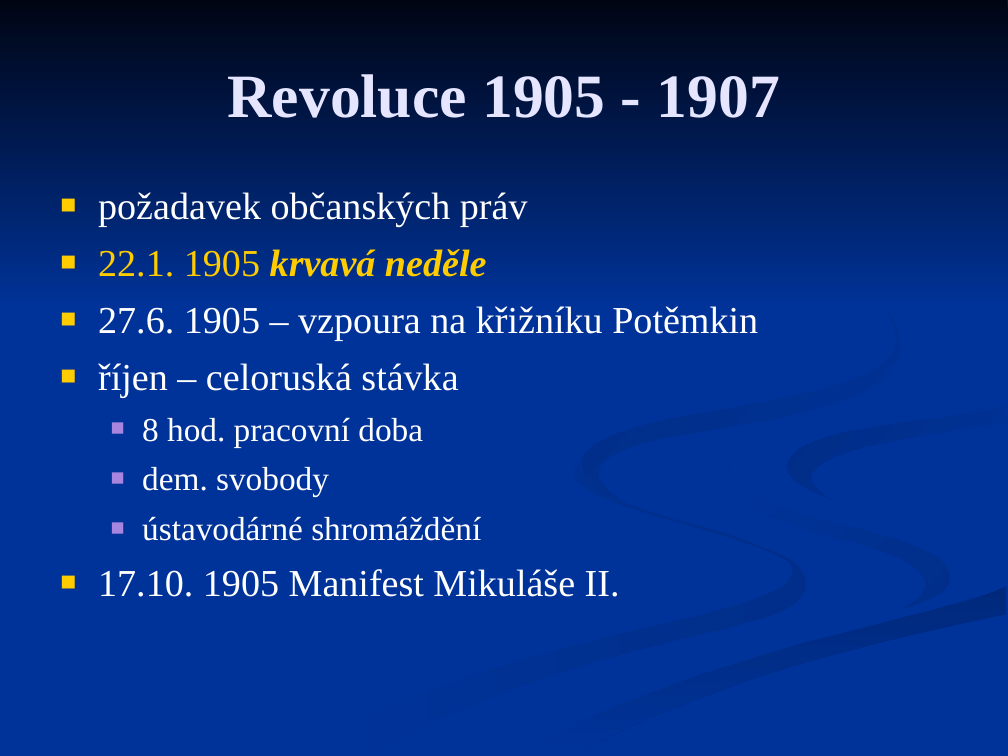
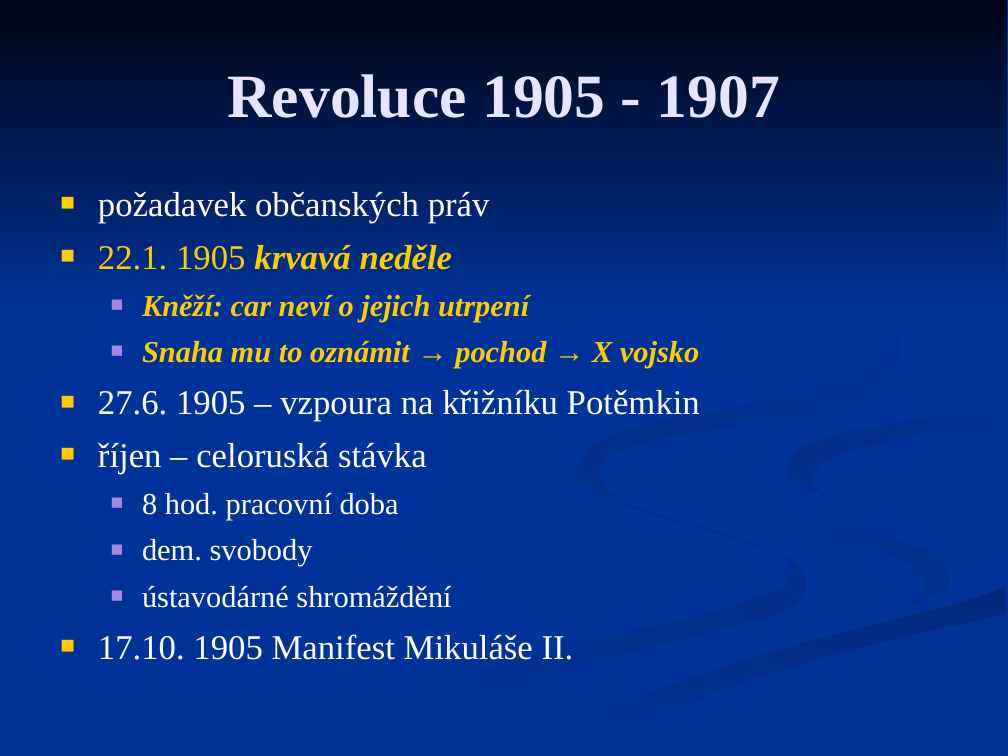
Before and after one commit to JiriKalvoda/zapisky, a slide deck: slide 10 of d/15-Rusko.ppt. Drawn at 1008x756 pixels with LibreOffice and Linux fonts; fonts in the diff are those of the drawing. Boxes give left, top, right and bottom in pixels: in the first picture for what was removed or moved away, otherwise in the second. Text is boxed around its words. In the diff, an @@ line names an element or a change of style, - is before the commit and + after.

```diff
--- a/d/15-Rusko.ppt
+++ b/d/15-Rusko.ppt
@@ text at [98, 191, 700, 660]: size 27.2 to 24.8 pt in "požadavek občanských práv", "22.1. 1905 krvavá neděle", "27.6. 1905 – vzpoura na křižníku Potěmkin", "říjen – celoruská stávka" and 1 more places; size 23.8 to 21.7 pt in "8 hod. pracovní doba", "dem. svobody", "ústavodárné shromáždění"; indent changed @@
@@ text at [142, 294, 699, 368]: paragraphs added @@
+  ■ Kněží: car neví o jejich utrpení
+  ■ Snaha mu to oznámit → pochod → X vojsko
@@ outline redrawn in 5 elements at [302, 463, 806, 755], [481, 390, 1007, 755], [582, 235, 901, 504], [0, 0, 1007, 310], [507, 586, 1005, 755] @@
```
Also in this commit, not shown: 10 other slides changed.
